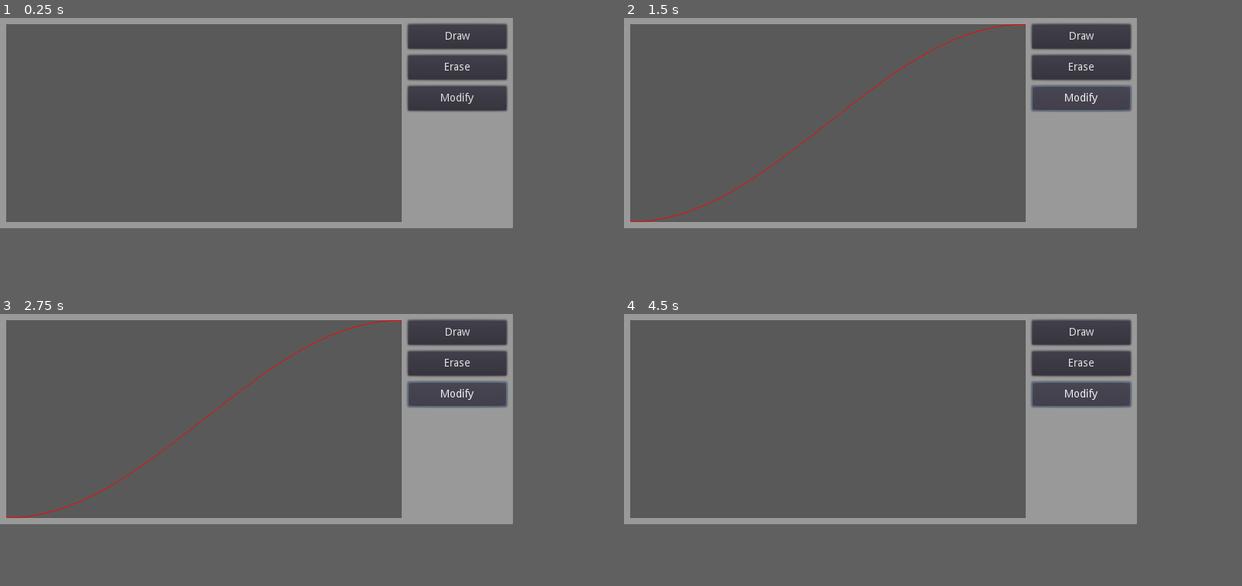
Above: before the commit, frames 1-4 (two rows, left to right).
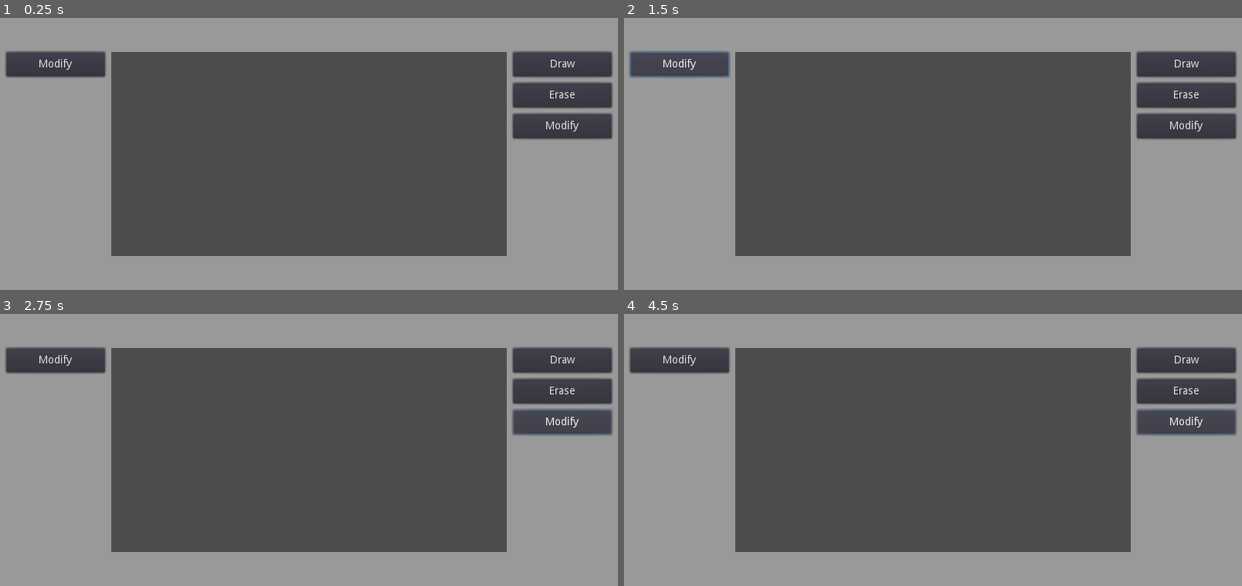
Above: after the commit, the same moments.

Repository: tsolron/ts-egg
Game: Godot game, scene res://scenes/EGG.tscn
Two runs of this game, one before a commit and one after it. Both use one fixed random seed, a clock stepped at 60 frames per second and the inputs below.
Inputs:
- Up to frame 1 (0.25 s): no input
- Up to frame 2 (1.5 s): click "Draw" at 0.5 s; click "Modify" at 1.25 s
- Up to frame 3 (2.75 s): click "Modify" at 2 s
- Up to frame 4 (4.5 s): click "Draw" at 2.75 s; click "Modify" at 3.5 s; click "Modify" at 4.25 s
In our replay, the window is 664x272 before the commit and 800x352 after it. These sizes can differ from the game's own. Grey fills any space a smaller window leaves; there, only what the larger window draws over its background counts as a difference.

The runs differ from the first frame. In frame 1, 39% of the frame differs, in the area x 0-100%, y 1-88%; in frame 2, 38%; in frame 3, 39%; in frame 4, 39%.

Commit message:
Pre-fully switching to viewports

Diff:
--- a/project.godot
+++ b/project.godot
@@ -22,8 +22,9 @@
 
 [display]
 
-window/size/width=664
-window/size/height=272
+window/size/width=800
+window/size/height=352
+window/stretch/aspect="keep"
 
 [rendering]
 
--- a/scenes/EGG.tscn
+++ b/scenes/EGG.tscn
@@ -1,6 +1,7 @@
-[gd_scene load_steps=4 format=2]
+[gd_scene load_steps=5 format=2]
 
 [ext_resource path="res://scripts/graph.gd" type="Script" id=1]
+[ext_resource path="res://scripts/AppBG.gd" type="Script" id=3]
 
 [sub_resource type="StyleBoxFlat" id=1]
 
@@ -9,20 +10,21 @@
 
 [node name="EGG" type="Node2D"]
 
-[node name="Panel2" type="Panel" parent="."]
-margin_right = 664.0
-margin_bottom = 272.0
-rect_min_size = Vector2( 664, 272 )
+[node name="AppBG" type="Panel" parent="."]
+margin_right = 800.0
+margin_bottom = 312.0
+rect_min_size = Vector2( 800, 352 )
 size_flags_horizontal = 3
 size_flags_vertical = 3
 custom_styles/panel = SubResource( 1 )
+script = ExtResource( 3 )
 __meta__ = {
 "_edit_use_anchors_": false
 }
 
-[node name="MarginContainer" type="MarginContainer" parent="Panel2"]
-margin_right = 579.0
-margin_bottom = 136.0
+[node name="MarginContainer" type="MarginContainer" parent="AppBG"]
+anchor_right = 1.0
+anchor_bottom = 1.0
 size_flags_horizontal = 3
 size_flags_vertical = 3
 custom_constants/margin_right = 8
@@ -33,34 +35,104 @@
 "_edit_use_anchors_": false
 }
 
-[node name="HBoxContainer" type="HBoxContainer" parent="Panel2/MarginContainer"]
+[node name="VBoxContainer" type="VBoxContainer" parent="AppBG/MarginContainer"]
 margin_left = 8.0
 margin_top = 8.0
-margin_right = 656.0
-margin_bottom = 264.0
-custom_constants/separation = 8
-__meta__ = {
-"_edit_use_anchors_": false
-}
+margin_right = 792.0
+margin_bottom = 344.0
+size_flags_horizontal = 3
+size_flags_vertical = 3
+custom_constants/separation = 4
 
-[node name="Panel" type="Panel" parent="Panel2/MarginContainer/HBoxContainer"]
-margin_right = 512.0
-margin_bottom = 256.0
-rect_min_size = Vector2( 512, 256 )
-custom_styles/panel = SubResource( 2 )
-script = ExtResource( 1 )
+[node name="TopSpacing" type="Control" parent="AppBG/MarginContainer/VBoxContainer"]
+margin_right = 784.0
+margin_bottom = 32.0
+rect_min_size = Vector2( 0, 32 )
 
-[node name="VBoxContainer" type="VBoxContainer" parent="Panel2/MarginContainer/HBoxContainer"]
-margin_left = 520.0
-margin_right = 648.0
-margin_bottom = 256.0
+[node name="HBoxContainer" type="HBoxContainer" parent="AppBG/MarginContainer/VBoxContainer"]
+margin_top = 36.0
+margin_right = 784.0
+margin_bottom = 300.0
+size_flags_horizontal = 3
 size_flags_vertical = 3
 custom_constants/separation = 8
 __meta__ = {
 "_edit_use_anchors_": false
 }
 
-[node name="Button" type="Button" parent="Panel2/MarginContainer/HBoxContainer/VBoxContainer"]
+[node name="VBox_Left" type="VBoxContainer" parent="AppBG/MarginContainer/VBoxContainer/HBoxContainer"]
+margin_right = 128.0
+margin_bottom = 264.0
+size_flags_vertical = 3
+custom_constants/separation = 8
+__meta__ = {
+"_edit_use_anchors_": false
+}
+
+[node name="Button4" type="Button" parent="AppBG/MarginContainer/VBoxContainer/HBoxContainer/VBox_Left"]
+margin_right = 128.0
+margin_bottom = 32.0
+rect_min_size = Vector2( 128, 32 )
+text = "Modify"
+__meta__ = {
+"_edit_use_anchors_": false
+}
+
+[node name="VBox_Mid" type="VBoxContainer" parent="AppBG/MarginContainer/VBoxContainer/HBoxContainer"]
+margin_left = 136.0
+margin_right = 648.0
+margin_bottom = 264.0
+size_flags_horizontal = 3
+size_flags_vertical = 3
+custom_constants/separation = 8
+__meta__ = {
+"_edit_use_anchors_": false
+}
+
+[node name="Graph" type="Panel" parent="AppBG/MarginContainer/VBoxContainer/HBoxContainer/VBox_Mid"]
+visible = false
+margin_right = 512.0
+margin_bottom = 146.0
+size_flags_horizontal = 3
+size_flags_vertical = 3
+custom_styles/panel = SubResource( 2 )
+script = ExtResource( 1 )
+
+[node name="Markers" type="Control" parent="AppBG/MarginContainer/VBoxContainer/HBoxContainer/VBox_Mid/Graph"]
+visible = false
+anchor_top = 1.0
+anchor_right = 1.0
+anchor_bottom = 1.0
+margin_top = 4.0
+__meta__ = {
+"_edit_use_anchors_": false
+}
+
+[node name="ViewportContainer" type="ViewportContainer" parent="AppBG/MarginContainer/VBoxContainer/HBoxContainer/VBox_Mid"]
+margin_right = 512.0
+margin_bottom = 264.0
+rect_min_size = Vector2( 64, 64 )
+size_flags_horizontal = 3
+size_flags_vertical = 3
+stretch = true
+
+[node name="Viewport" type="Viewport" parent="AppBG/MarginContainer/VBoxContainer/HBoxContainer/VBox_Mid/ViewportContainer"]
+size = Vector2( 512, 264 )
+handle_input_locally = false
+usage = 0
+render_target_update_mode = 3
+
+[node name="VBox_Right" type="VBoxContainer" parent="AppBG/MarginContainer/VBoxContainer/HBoxContainer"]
+margin_left = 656.0
+margin_right = 784.0
+margin_bottom = 264.0
+size_flags_vertical = 3
+custom_constants/separation = 8
+__meta__ = {
+"_edit_use_anchors_": false
+}
+
+[node name="Button" type="Button" parent="AppBG/MarginContainer/VBoxContainer/HBoxContainer/VBox_Right"]
 margin_right = 128.0
 margin_bottom = 32.0
 rect_min_size = Vector2( 128, 32 )
@@ -69,7 +141,7 @@
 "_edit_use_anchors_": false
 }
 
-[node name="Button2" type="Button" parent="Panel2/MarginContainer/HBoxContainer/VBoxContainer"]
+[node name="Button2" type="Button" parent="AppBG/MarginContainer/VBoxContainer/HBoxContainer/VBox_Right"]
 margin_top = 40.0
 margin_right = 128.0
 margin_bottom = 72.0
@@ -79,7 +151,7 @@
 "_edit_use_anchors_": false
 }
 
-[node name="Button3" type="Button" parent="Panel2/MarginContainer/HBoxContainer/VBoxContainer"]
+[node name="Button3" type="Button" parent="AppBG/MarginContainer/VBoxContainer/HBoxContainer/VBox_Right"]
 margin_top = 80.0
 margin_right = 128.0
 margin_bottom = 112.0
@@ -88,4 +160,11 @@
 __meta__ = {
 "_edit_use_anchors_": false
 }
-[connection signal="pressed" from="Panel2/MarginContainer/HBoxContainer/VBoxContainer/Button" to="Panel2/MarginContainer/HBoxContainer/Panel" method="_on_DrawButton_pressed"]
+
+[node name="BottomSpacing" type="Control" parent="AppBG/MarginContainer/VBoxContainer"]
+margin_top = 304.0
+margin_right = 784.0
+margin_bottom = 336.0
+rect_min_size = Vector2( 0, 32 )
+mouse_filter = 2
+[connection signal="pressed" from="AppBG/MarginContainer/VBoxContainer/HBoxContainer/VBox_Right/Button" to="AppBG/MarginContainer/VBoxContainer/HBoxContainer/VBox_Mid/Graph" method="_on_DrawButton_pressed"]
--- /dev/null
+++ b/scenes/EGG_Marker.tscn
@@ -0,0 +1,57 @@
+[gd_scene load_steps=3 format=2]
+
+[ext_resource path="res://scripts/EGG_Marker.gd" type="Script" id=1]
+
+[sub_resource type="StyleBoxLine" id=1]
+color = Color( 0.313726, 0.407843, 0.929412, 1 )
+grow_begin = 264.0
+grow_end = 0.0
+vertical = true
+
+[node name="EGG_Marker" type="ToolButton"]
+margin_left = -30.0
+margin_right = 30.0
+margin_bottom = 32.0
+rect_min_size = Vector2( 60, 32 )
+mouse_filter = 1
+mouse_default_cursor_shape = 6
+size_flags_horizontal = 3
+size_flags_vertical = 3
+script = ExtResource( 1 )
+__meta__ = {
+"_edit_use_anchors_": false
+}
+
+[node name="LineEdit" type="LineEdit" parent="."]
+anchor_right = 1.0
+anchor_bottom = 1.0
+mouse_filter = 2
+mouse_default_cursor_shape = 6
+size_flags_horizontal = 3
+size_flags_vertical = 3
+align = 1
+caret_blink = true
+__meta__ = {
+"_edit_use_anchors_": false
+}
+
+[node name="Panel" type="Panel" parent="."]
+anchor_left = 0.5
+anchor_right = 0.5
+mouse_filter = 2
+size_flags_horizontal = 3
+custom_styles/panel = SubResource( 1 )
+__meta__ = {
+"_edit_use_anchors_": false
+}
+
+[node name="Label" type="Label" parent="."]
+anchor_right = 1.0
+anchor_bottom = 1.0
+size_flags_horizontal = 3
+size_flags_vertical = 3
+custom_constants/line_spacing = -1
+align = 1
+valign = 1
+[connection signal="button_down" from="." to="." method="_on_EGG_Marker_button_down"]
+[connection signal="button_up" from="." to="." method="_on_EGG_Marker_button_up"]
--- /dev/null
+++ b/scripts/AppBG.gd
@@ -0,0 +1,16 @@
+extends Panel
+
+
+# Declare member variables here. Examples:
+# var a = 2
+# var b = "text"
+
+
+# Called when the node enters the scene tree for the first time.
+#func _ready():
+#	pass # Replace with function body.
+
+
+# Called every frame. 'delta' is the elapsed time since the previous frame.
+func _process(delta):
+	rect_size = OS.window_size;
--- /dev/null
+++ b/scripts/EGG_Marker.gd
@@ -0,0 +1,34 @@
+extends ToolButton
+
+var graph = null;
+var doDrag = false;
+var label_text_template = "x: %.3f\r\ny: %.3f";
+
+func init(make_disabled):
+	if (make_disabled):
+		self.disabled = true;
+		self.button_mask = 0;
+
+# Called every frame. 'delta' is the elapsed time since the previous frame.
+func _process(delta):
+	update_text();
+
+	var newx = rect_position[0];
+	if (doDrag):
+		var x_min = graph.get_global_rect().position[0];
+		var x_max = graph.rect_size[0] + x_min;
+		newx = get_global_mouse_position()[0]
+		newx = max(x_min, min(x_max, newx)) - x_min - rect_size[0]/2;
+	set_position(Vector2(newx, 0));
+
+
+func update_text():
+	var coords = graph.get_coords_from_marker(self);
+	$Label.text = label_text_template % [coords[0], coords[1]];
+
+func _on_EGG_Marker_button_down():
+	doDrag = true;
+
+
+func _on_EGG_Marker_button_up():
+	doDrag = false;
--- a/scripts/graph.gd
+++ b/scripts/graph.gd
@@ -1,40 +1,88 @@
 extends Panel
 
-var doDrawGraph = false;
+onready var T_Marker = preload("res://scenes/EGG_Marker.tscn");
+onready var N_Markers = $Markers;
+
+var doDrawGraph = true;
 var color = Color(1.0, 0.0, 0.0);
-var goffset = Vector2(0.0, 256);
-var gsize = Vector2(128*4, -256);
-#var width = 128*5;
-#var height = -256;
+var markers = Array();
 
 
-# Called when the node enters the scene tree for the first time.
+
 func _ready():
-	pass # Replace with function body.
+	add_marker(0, true);
+	add_marker(1, false);
+
 
 func _draw():
 	if (doDrawGraph):
 		drawGraph();
 	pass;
 
+
 func _process(delta):
 	update();
 
 
 func drawGraph():
+	var gsize = rect_size;
+	var goffset = Vector2(0.0, get_global_rect().size[1]);
+
 	var nb_points = 32
 	var points_graph = PoolVector2Array();
 
 	for i in range(nb_points + 1):
-		var pt1 = float(i)/float(nb_points);
-		var pt2 = -(cos(PI * pt1) - 1) / 2;
+		var x = float(i)/float(nb_points);
+		var y = fn_ease_in_expo(x);
 
-		points_graph.push_back(Vector2(pt1, pt2));
+		points_graph.push_back(Vector2(x, -y));
 
-	for index_point in range(nb_points):
-		draw_line(points_graph[index_point]*gsize+goffset, points_graph[index_point + 1]*gsize+goffset, color)
+	for idx_pt in range(nb_points):
+		draw_line(points_graph[idx_pt]*gsize+goffset, points_graph[idx_pt + 1]*gsize+goffset, color)
 
-	#return -(cos(PI * x) - 1) / 2;;
+
+func add_marker(after_i, make_disabled):
+	if (after_i < 0 || after_i > markers.size()):
+		return;
+
+	var new_marker = T_Marker.instance();
+	new_marker.graph = self;
+
+	new_marker.init(make_disabled);
+
+	markers.insert(after_i, new_marker);
+	N_Markers.add_child(new_marker);
+
+
+func get_coords_from_marker(marker):
+	var coords = marker.rect_position;
+	coords[0] += (marker.rect_size[0] / 2);
+	coords[0] /= self.rect_size[0];
+
+	coords[1] = fn_ease_in_expo(coords[0]);
+
+	return coords;
+
 
 func _on_DrawButton_pressed():
 	doDrawGraph = !doDrawGraph;
+
+
+func fn_ease_in_sine(x):
+	return 1 - cos((x * PI) / 2);
+
+func fn_ease_out_sine(x):
+	return -(cos(PI * x) - 1) / 2;
+
+func fn_ease_inout_sine(x):
+	return -(cos(PI * x) - 1) / 2;
+
+func fn_ease_in_expo(x):
+	if (x == 0):
+		return 0.0;
+	return pow(2, 10 * x - 10);
+
+func fn_ease_out_expo(x):
+	if (x == 1):
+		return 1;
+	return 1 - pow(2, -10 * x);
